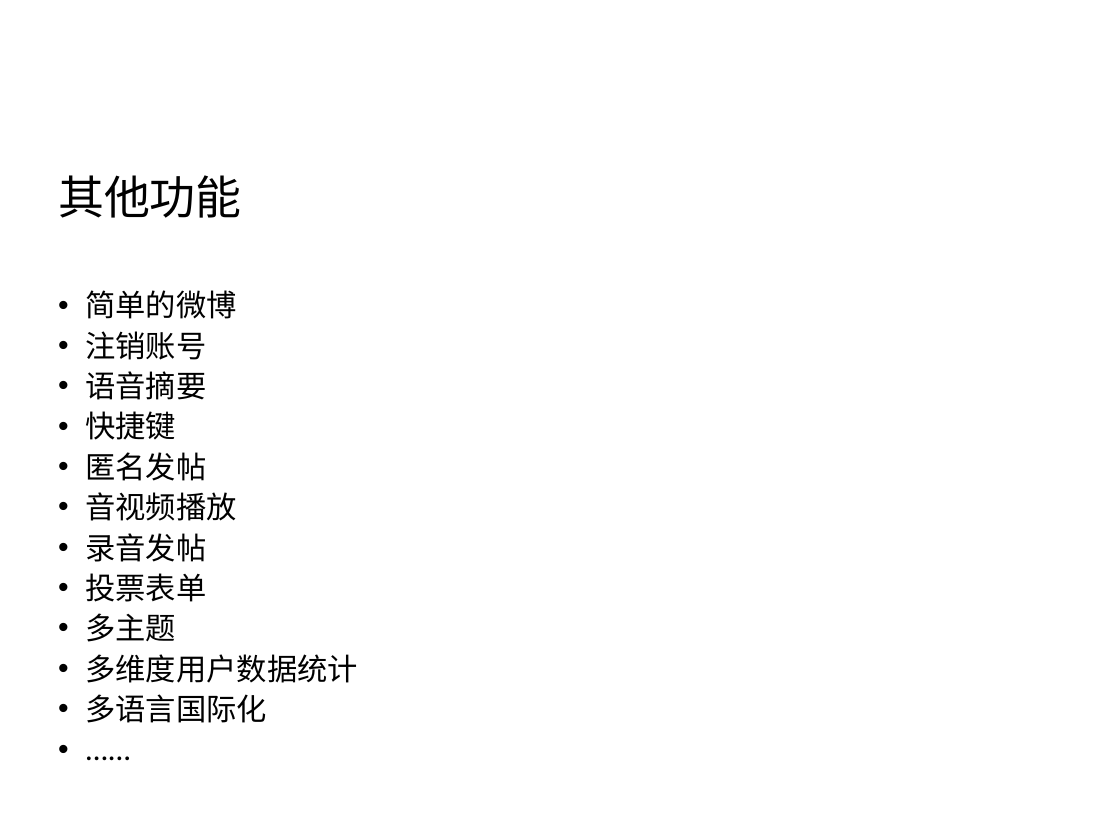
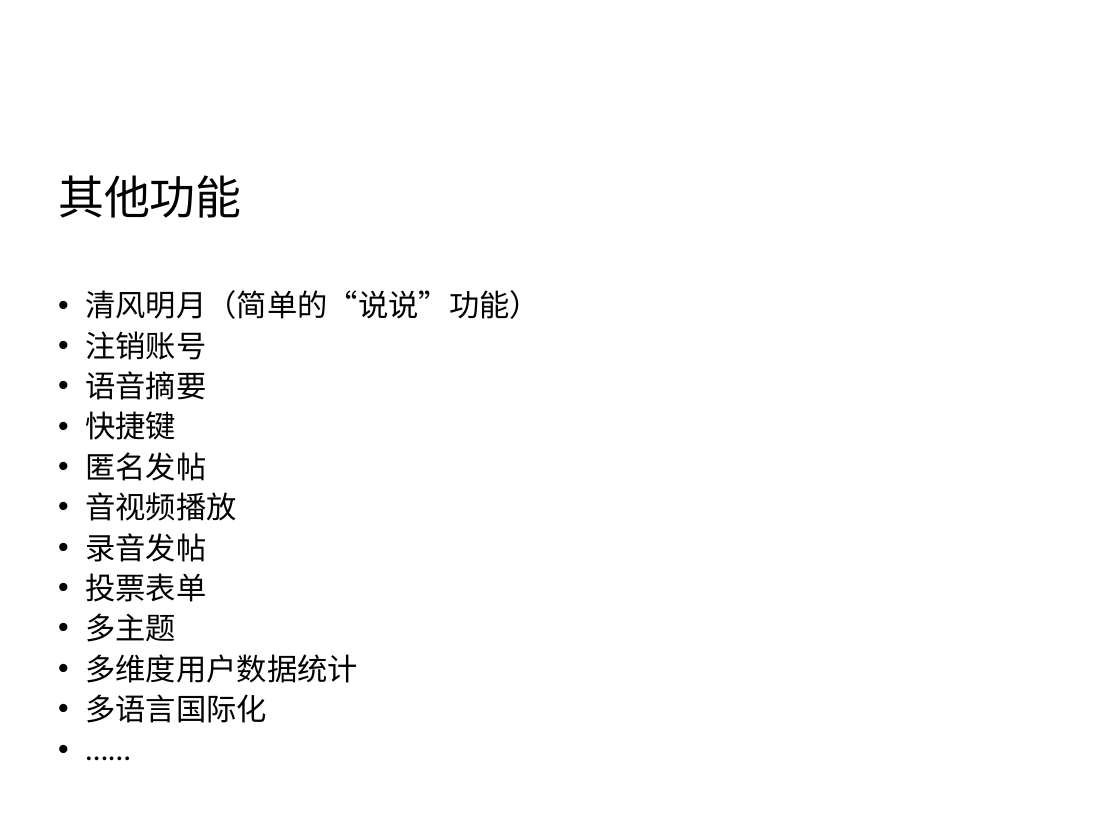
Before and after one commit to Vanessa219/b3log-index, a slide deck: slide 18 of src/sym/syme-intro.pptx (slide 17 before the commit). Drawn at 1120x840 pixels with LibreOffice and Linux fonts; fonts in the diff are those of the drawing; background and template pictures are left out. Boxes give left, top, right and bottom in pixels: in the first picture for what was removed or moved away, otherwise in the second. Text is boxed around its words. In the diff, an @@ line names an element or a change of style, - is before the commit and + after.

```diff
--- a/src/sym/syme-intro.pptx
+++ b/src/sym/syme-intro.pptx
@@ text at [85, 290, 540, 319]: text changed @@
-• 简单的微博
+• 清风明月（简单的“说说”功能）
```
Also in this commit, not shown: 9 other slides changed, 1 slide added.
